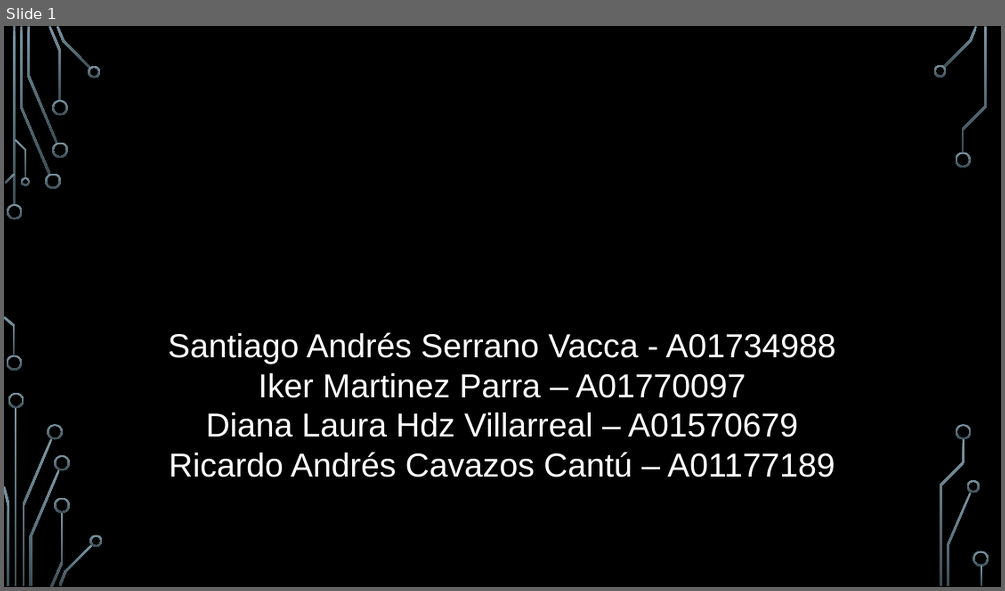
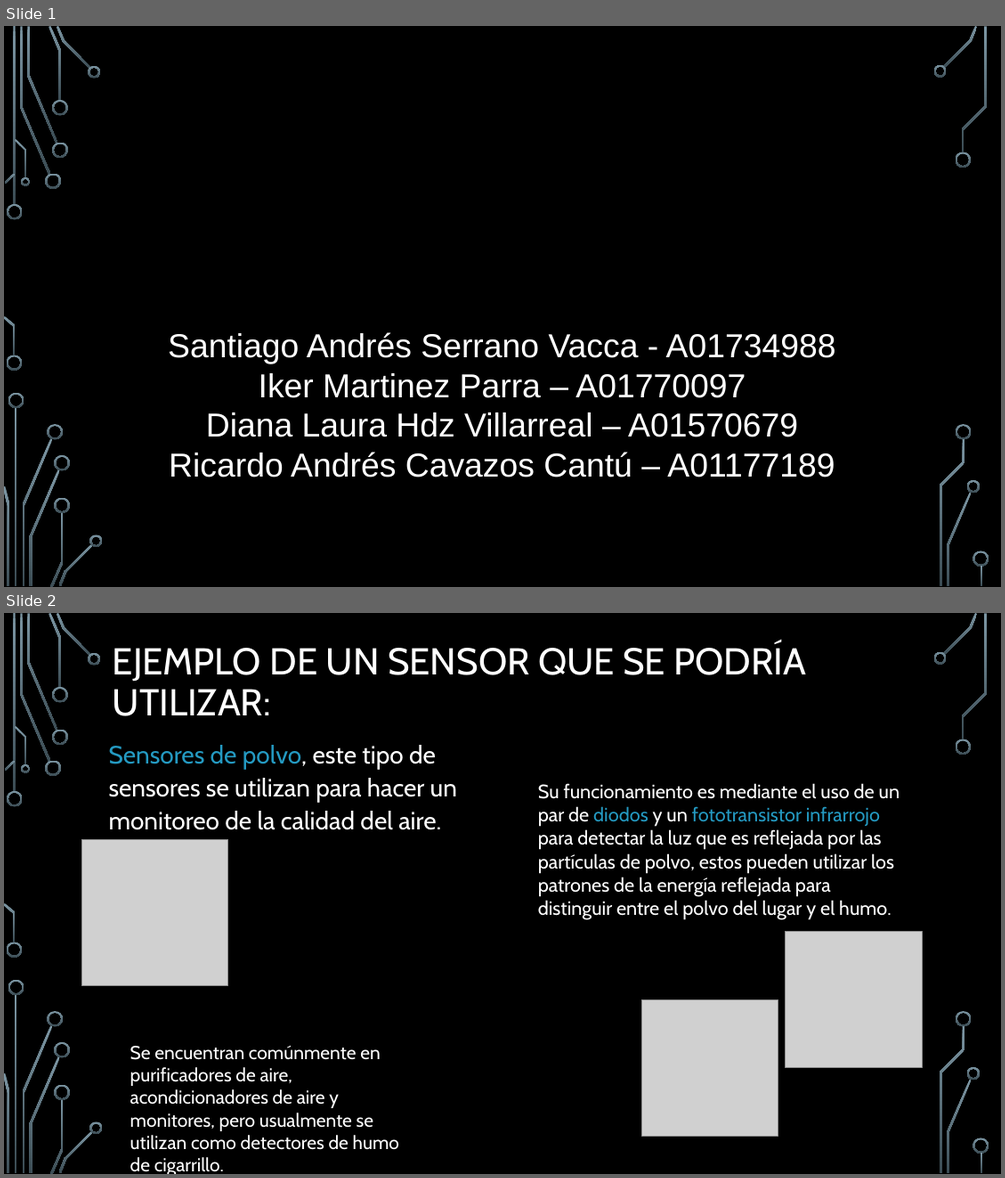
Before and after one commit to matheo-pw/Proyecto-CS, a slide deck: Proyecto Final CS.pptx. Shown one above the other, each under a label of ours: slide 1 before the commit, slides 1 and 2 after it. The pictures are 1005x591 and 1005x1178 pixels, drawn with LibreOffice and Linux fonts; fonts in the diff are those of the drawing; grey boxes stand for pictures; background and template pictures are left out. Boxes give left, top, right and bottom in pixels: in the first picture for what was removed or moved away, otherwise in the second. Text is boxed around its words. In the diff, an @@ line names an element or a change of style, - is before the commit and + after.

Commit message:
Ya esta mi informacion en la presentacion

```diff
--- a/Proyecto Final CS.pptx
+++ b/Proyecto Final CS.pptx
@@ slide 2 added at (4,613,1001,1174), background picture (left out); not listed: 36 template elements that a slide beside it also shows @@
@@ title added at (113,643,807,716), 36 pt, text #FFFFFF @@
+EJEMPLO DE UN SENSOR QUE SE PODRÍA UTILIZAR:
@@ text added at (109,745,457,830), 24 pt, text #FFFFFF @@
+Sensores de polvo, este tipo de sensores se utilizan para hacer un monitoreo de la calidad del aire.
@@ text added at (538,783,899,919), 18.6 pt, text #FFFFFF @@
+Su funcionamiento es mediante el uso de un par de diodos y un fototransistor infrarrojo para detectar la luz que es reflejada por las partículas de polvo, estos pueden utilizar los patrones de la energía reflejada para distinguir entre el polvo del lugar y el humo.
@@ picture added at (81,840,227,985) @@
@@ picture added at (785,932,922,1068) @@
@@ picture added at (642,999,778,1135) @@
@@ text added at (130,1046,399,1150), 18 pt, text #FFFFFF @@
+Se encuentran comúnmente en purificadores de aire, acondicionadores de aire y monitores, pero usualmente se utilizan como detectores de humo de cigarrillo.
```
